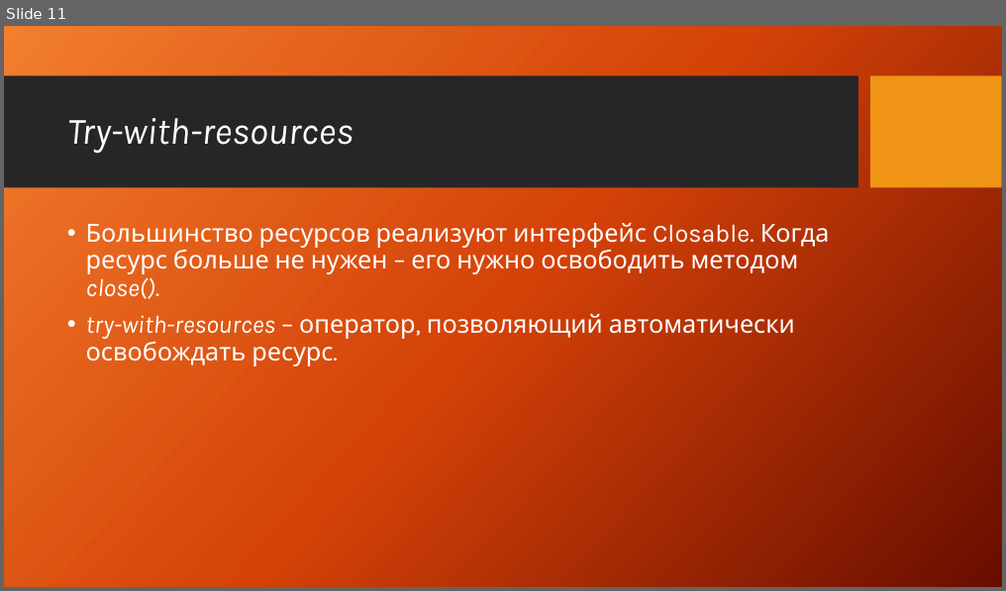
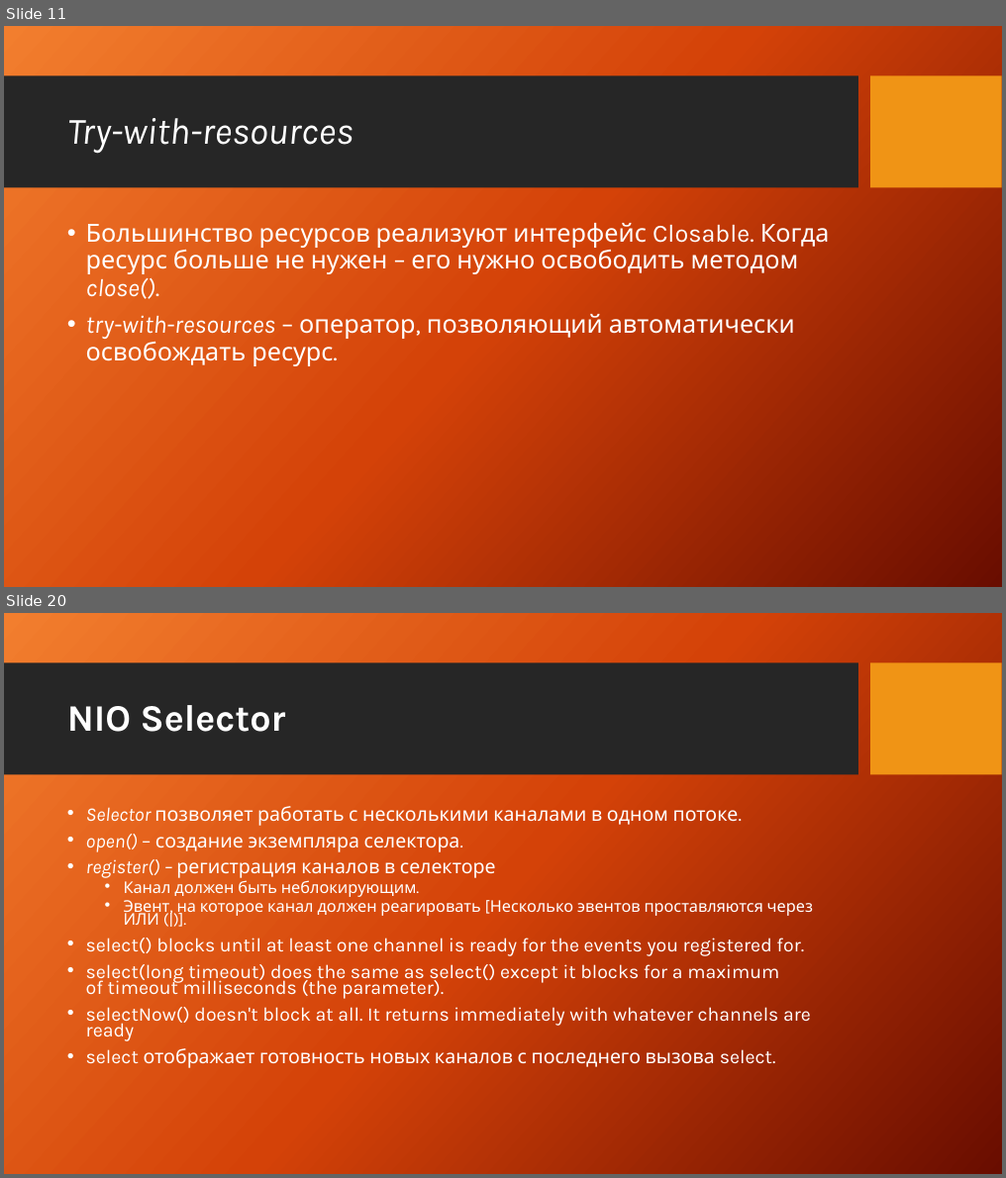
Before and after one commit to XLelarX/Courses, a slide deck: io/presentation.pptx. Shown one above the other, each under a label of ours: slide 11 before the commit, slides 11 and 20 after it; the slides between them are not shown. The pictures are 1006x591 and 1006x1178 pixels, drawn with LibreOffice and Linux fonts; fonts in the diff are those of the drawing; background and template pictures are left out. Boxes give left, top, right and bottom in pixels: in the first picture for what was removed or moved away, otherwise in the second. Text is boxed around its words. In the diff, an @@ line names an element or a change of style, - is before the commit and + after.

```diff
--- a/io/presentation.pptx
+++ b/io/presentation.pptx
@@ slide 20 added at bbox=[4, 613, 1002, 1174], background picture (left out); not listed: 2 template elements that a slide beside it also shows @@
@@ title added at bbox=[67, 705, 286, 732], 36 pt, text #FFFFFF, bold @@
+NIO Selector
@@ text added at bbox=[86, 806, 813, 1068], 18.6 pt, text #FFFFFF @@
+• Selector позволяет работать с несколькими каналами в одном потоке.
+• open() – создание экземпляра селектора.
+• register() – регистрация каналов в селекторе
+  • Канал должен быть неблокирующим.
+  • Эвент, на которое канал должен реагировать [Несколько эвентов проставляются через ИЛИ (|)].
+• select() blocks until at least one channel is ready for the events you registered for.
+• select(long timeout) does the same as select() except it blocks for a maximum of timeout milliseconds (the parameter).
+• selectNow() doesn't block at all. It returns immediately with whatever channels are ready
+• select отображает готовность новых каналов с последнего вызова select.
```
Also in this commit, not shown: 12 slides changed, 8 other slides added, 4 other files.
